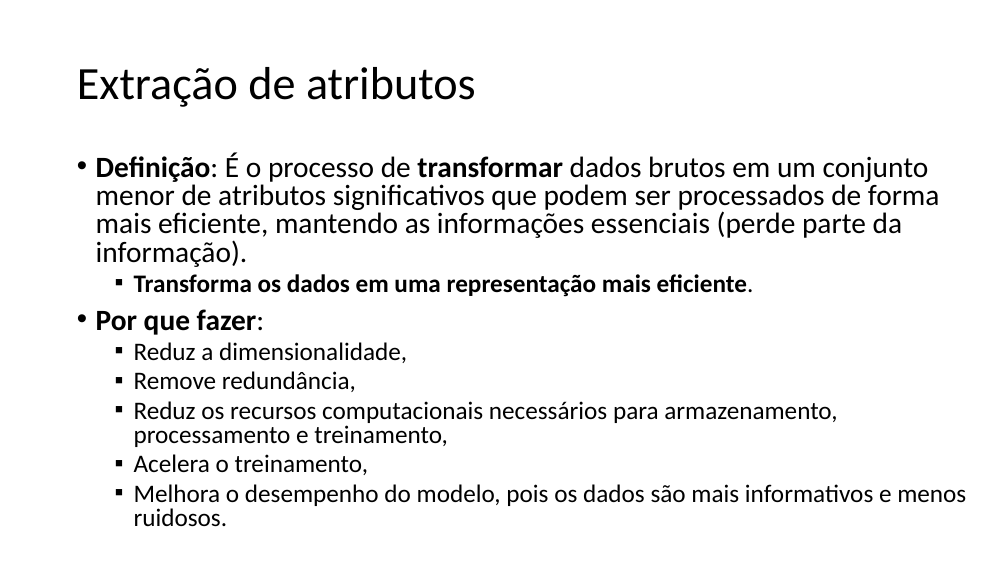
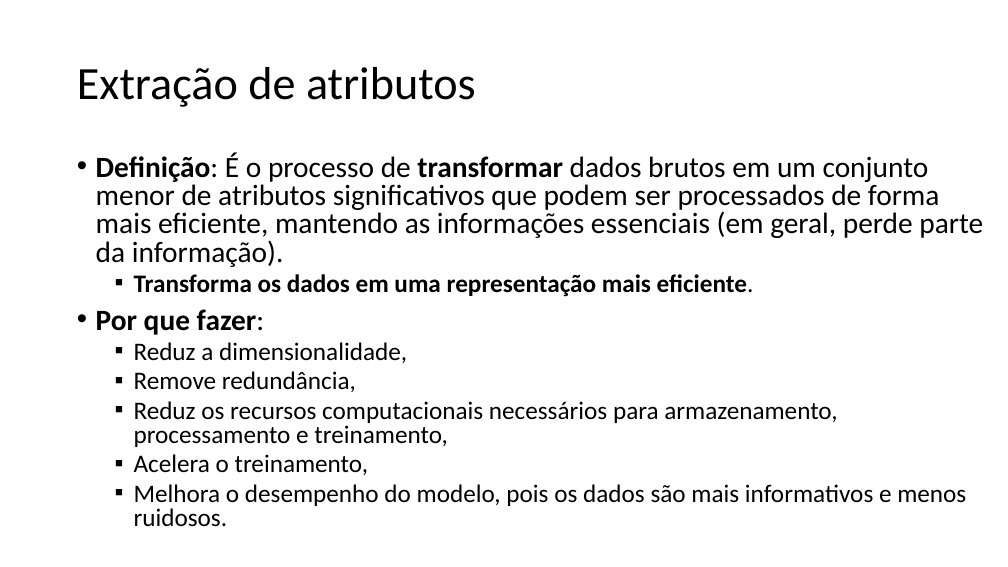
Before and after one commit to zz4fap/c24_inteligencia_artificial, a slide deck: slide 29 of slides/C24_Transformações.pptx. Drawn at 1008x567 pixels with LibreOffice and Linux fonts; fonts in the diff are those of the drawing. Boxes give left, top, right and bottom in pixels: in the first picture for what was removed or moved away, otherwise in the second. Text is boxed around its words. In the diff, an @@ line names an element or a change of style, - is before the commit and + after.

Commit message:
update of slides

```diff
--- a/slides/C24_Transformações.pptx
+++ b/slides/C24_Transformações.pptx
@@ text at (x1=96, y1=152, x2=983, y2=267): text changed @@
-• Definição: É o processo de transformar dados brutos em um conjunto menor de atributos significativos que podem ser processados de forma mais eficiente, mantendo as informações essenciais (perde parte da informação).
+• Definição: É o processo de transformar dados brutos em um conjunto menor de atributos significativos que podem ser processados de forma mais eficiente, mantendo as informações essenciais (em geral, perde parte da informação).
```
Also in this commit, not shown: 1 other file.
